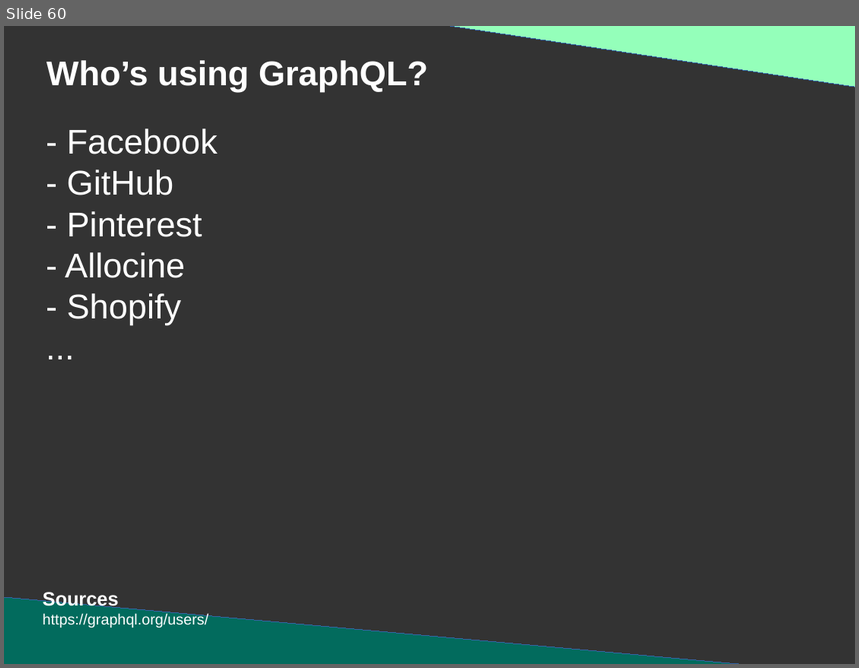
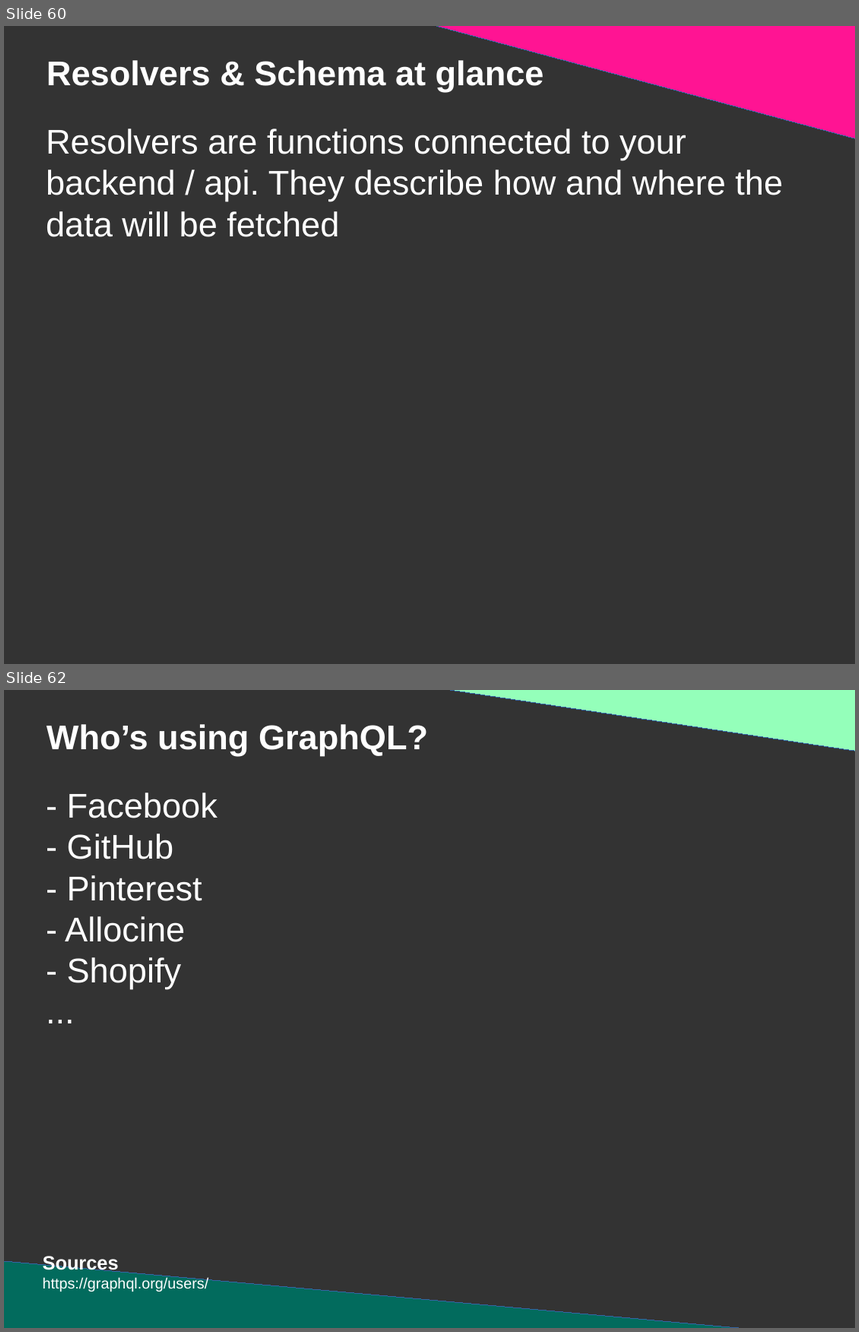
Before and after one commit to DanYellow/presentations, a slide deck: graphql/presentation.odp. Shown one above the other, each under a label of ours: slide 60 before the commit, slides 60 and 62 after it; the slides between them are not shown. The pictures are 859x668 and 859x1332 pixels, drawn with LibreOffice and Linux fonts; fonts in the diff are those of the drawing. Boxes give left, top, right and bottom in pixels: in the first picture for what was removed or moved away, otherwise in the second. Text is boxed around its words. In the diff, an @@ line names an element or a change of style, - is before the commit and + after.

```diff
--- a/graphql/presentation.odp
+++ b/graphql/presentation.odp
@@ slide 60 added at <box>4,26,855,664</box>, background #333333 @@
@@ right triangle added at <box>420,26,855,140</box>, fill #FF1493, outline #3465A4 0 pt @@
@@ title added at <box>47,60,544,92</box>, 32 pt, text #FFFFFF, bold @@
+Resolvers & Schema at glance
@@ title added at <box>46,129,783,237</box>, 32 pt, text #FFFFFF @@
+Resolvers are functions connected to your backend / api. They describe how and where the data will be fetched
@@ what was slide 60 is now slide 62 @@
```
Also in this commit, not shown: 7 slides changed, 1 other slide added, 5 other files.
